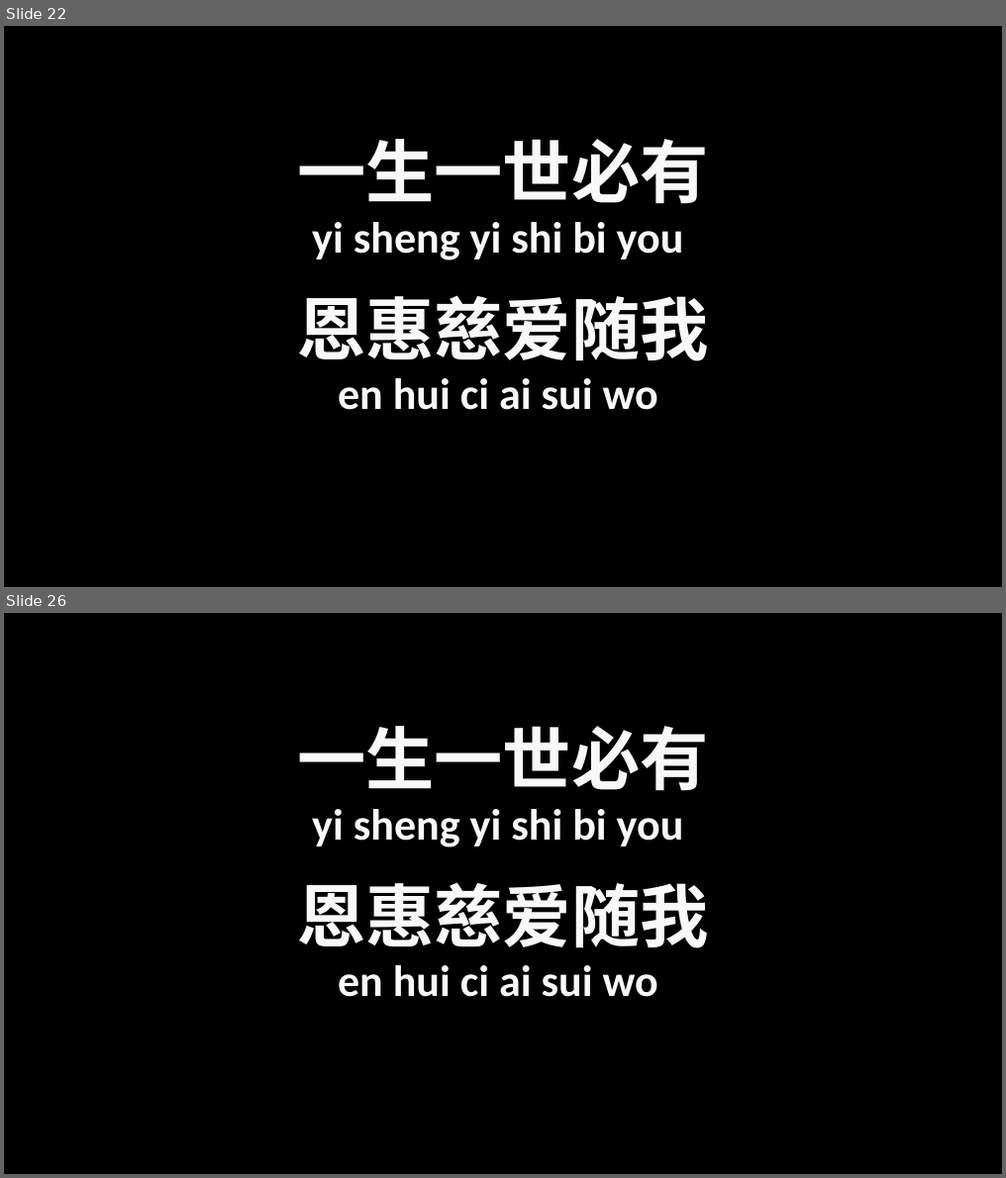
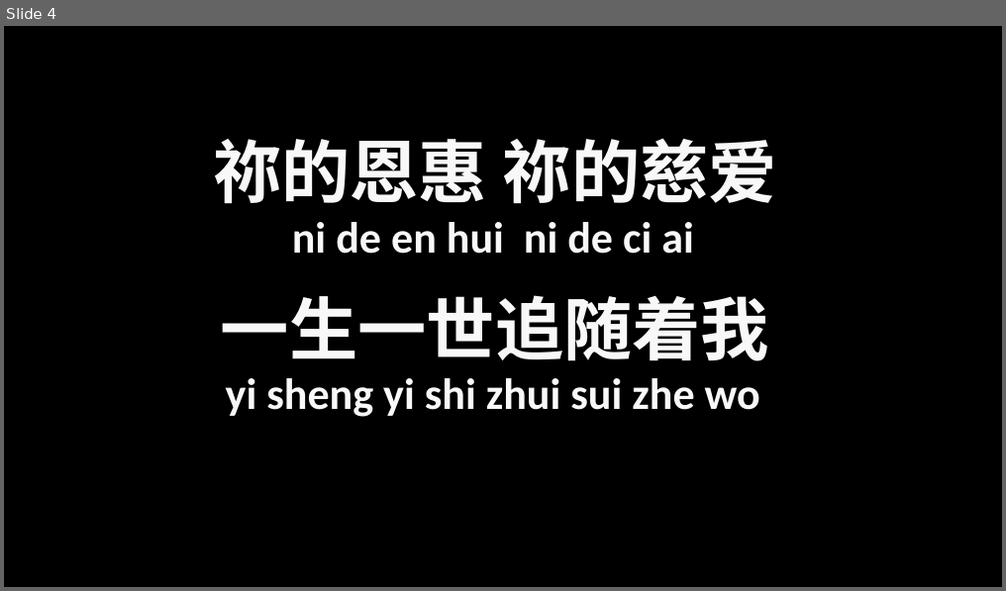
Before and after one commit to HowHow06/pptGenerator, a slide deck: output.pptx. Shown one above the other, each under a label of ours: slides 22 and 26 before the commit, slide 4 after it; the slides between them are not shown. The pictures are 1006x1178 and 1006x591 pixels, drawn with LibreOffice and Linux fonts; fonts in the diff are those of the drawing; background and template pictures are left out. Boxes give left, top, right and bottom in pixels: in the first picture for what was removed or moved away, otherwise in the second. Text is boxed around its words. In the diff, an @@ line names an element or a change of style, - is before the commit and + after.

```diff
--- a/output.pptx
+++ b/output.pptx
@@ slide 26 removed at bbox=[4, 613, 1002, 1174], background picture (left out) @@
@@ text removed at bbox=[297, 726, 709, 791] @@
-一生一世必有
@@ text removed at bbox=[312, 809, 684, 848] @@
-yi sheng yi shi bi you
@@ text removed at bbox=[297, 882, 709, 949] @@
-恩惠慈爱随我
@@ text removed at bbox=[338, 965, 658, 997] @@
-en hui ci ai sui wo
@@ what was slide 22 is now slide 4 @@
@@ slide 4 changed as well @@
@@ text at bbox=[213, 138, 777, 204]: text changed @@
-一生一世必有
+祢的恩惠 祢的慈爱
@@ text at bbox=[292, 222, 694, 254]: text changed @@
-yi sheng yi shi bi you
+ni de en hui ni de ci ai
@@ text at bbox=[221, 295, 769, 362]: text changed @@
-恩惠慈爱随我
+一生一世追随着我
@@ text at bbox=[226, 378, 760, 417]: text changed @@
-en hui ci ai sui wo
+yi sheng yi shi zhui sui zhe wo
```
Also in this commit, not shown: 4 other slides changed, 6 slides added, 29 other slides removed, 4 other files.
